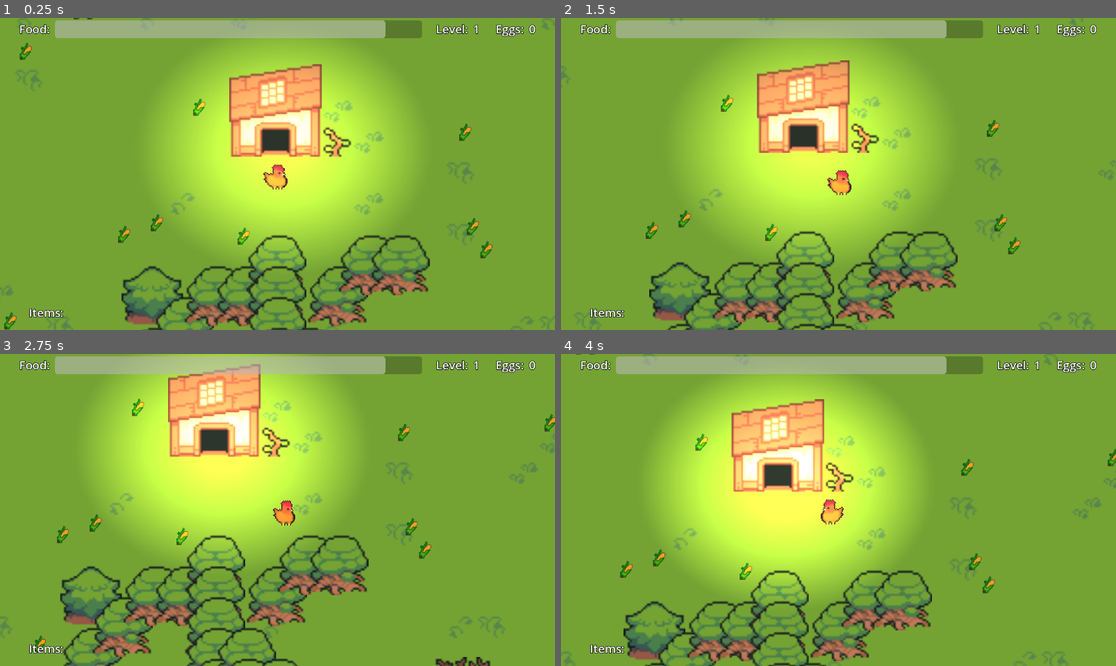
Above: before the commit, frames 1-4 (two rows, left to right).
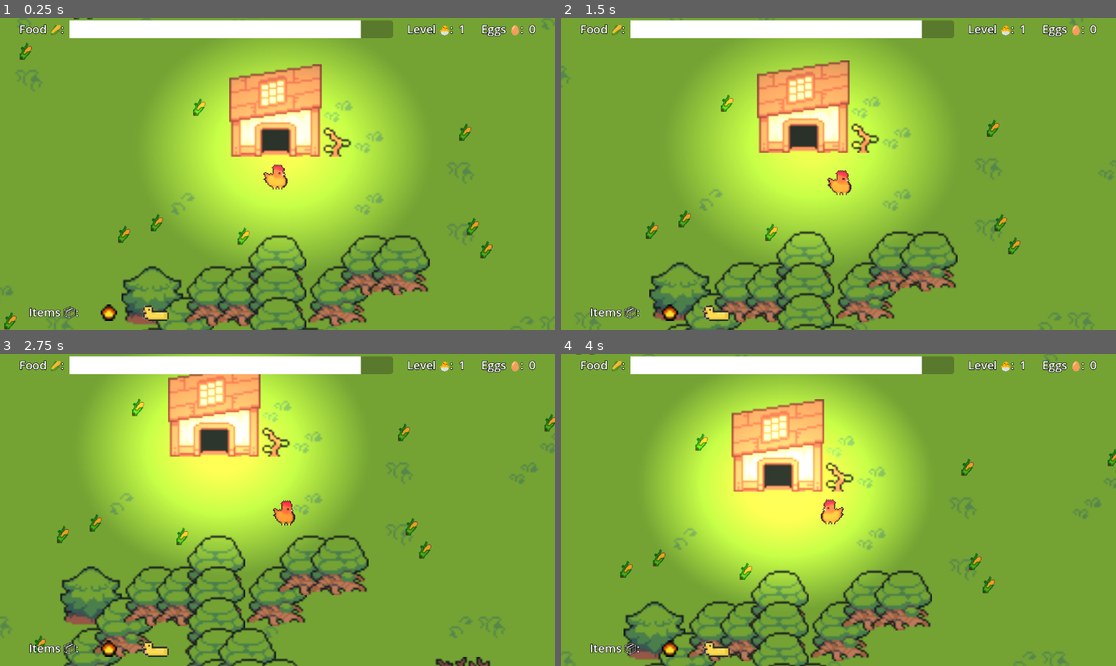
Above: after the commit, the same moments.

Repository: jackfruitgames/chickeeen
Game: Godot game, scene res://scenes/outdoors/outdoors.tscn
Same seed, same stepped clock (60 frames per second), same inputs: the game is played once before the commit and once after it.
Inputs:
- Up to frame 1 (0.25 s): no input
- Up to frame 2 (1.5 s): tap Enter at 0.5 s; hold Right (move_right) 0.53-1.28 s; tap E (lay_egg) at 0.6 s; hold Down (move_down) from 1.28 s (still down); tap Q (sleep) at 1.35 s
- Up to frame 3 (2.75 s): release Down (move_down) at 2.03 s; hold Right (move_right) from 2.03 s (still down); tap Space (sprint) at 2.1 s
- Up to frame 4 (4 s): release Right (move_right) at 2.78 s; hold Up (move_up) 2.78-3.53 s; tap E (lay_egg) at 2.85 s; hold Left (move_left) from 3.53 s (still down); tap Q (sleep) at 3.6 s

The runs differ from the first frame. In frame 1, 4.6% of the frame differs, in the area x 5-95%, y 0-98%; in frame 2, 4.6%; in frame 3, 4.6%; in frame 4, 4.6%.

Commit message:
Add warning color to progressbar

Diff:
--- a/scenes/ui/UpdateFoodProgress.gd
+++ b/scenes/ui/UpdateFoodProgress.gd
@@ -2,3 +2,12 @@
 
 func _process(delta):
 	value = GameState.score
+
+	if value <= 20:
+		var sb = StyleBoxFlat.new()
+		add_theme_stylebox_override("fill", sb)
+		sb.bg_color = Color("ff0000")
+	else:
+		var sb = StyleBoxFlat.new()
+		add_theme_stylebox_override("fill", sb)
+		sb.bg_color = Color("ffffff")
--- a/scenes/ui/ui.tscn
+++ b/scenes/ui/ui.tscn
@@ -30,7 +30,7 @@
 
 [node name="FoodLabel" type="Label" parent="ui/HBoxContainer"]
 layout_mode = 2
-text = "Food: "
+text = "Food 🌽: "
 label_settings = ExtResource("1_5dksh")
 
 [node name="ProgressBar" type="ProgressBar" parent="ui/HBoxContainer"]
@@ -43,7 +43,7 @@
 
 [node name="LevelLabel" type="Label" parent="ui/HBoxContainer"]
 layout_mode = 2
-text = "    Level: "
+text = "    Level 🐣: "
 label_settings = ExtResource("1_5dksh")
 
 [node name="LevelValueLabel" type="Label" parent="ui/HBoxContainer"]
@@ -59,7 +59,7 @@
 
 [node name="EggsLabel" type="Label" parent="ui/HBoxContainer"]
 layout_mode = 2
-text = "Eggs: "
+text = "Eggs 🥚: "
 label_settings = ExtResource("1_5dksh")
 
 [node name="EggsValueLabel" type="Label" parent="ui/HBoxContainer"]
@@ -77,17 +77,15 @@
 script = ExtResource("5_12uv2")
 
 [node name="Swimmer" type="Sprite2D" parent="ui/ItemsContainer"]
-visible = false
-position = Vector2(198, 16)
+position = Vector2(261, 18)
 texture = ExtResource("5_tgaps")
 
 [node name="Lantern" type="Sprite2D" parent="ui/ItemsContainer"]
-visible = false
-position = Vector2(123, 16)
+position = Vector2(166, 18)
 scale = Vector2(4.25, 4.25)
 texture = ExtResource("6_f3ejk")
 
 [node name="Label" type="Label" parent="ui/ItemsContainer"]
 layout_mode = 2
-text = "Items: "
+text = "Items 📦: "
 label_settings = ExtResource("1_5dksh")
